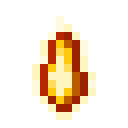
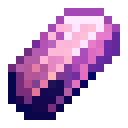
Revision of a layered 128 x 128 image; what changed, layer by layer:
added layer "anchor_owned copy" (hard light, 21%) above "ender" over [8, 8, 120, 120]
added layer "ender" above "ender copy" over [8, 8, 120, 120]
added layer "anchor_owned" above "new_sunlight_shard" over [8, 8, 120, 120]
hid group "new_sunlight_shard" (6 layers) over [32, 16, 96, 120]
